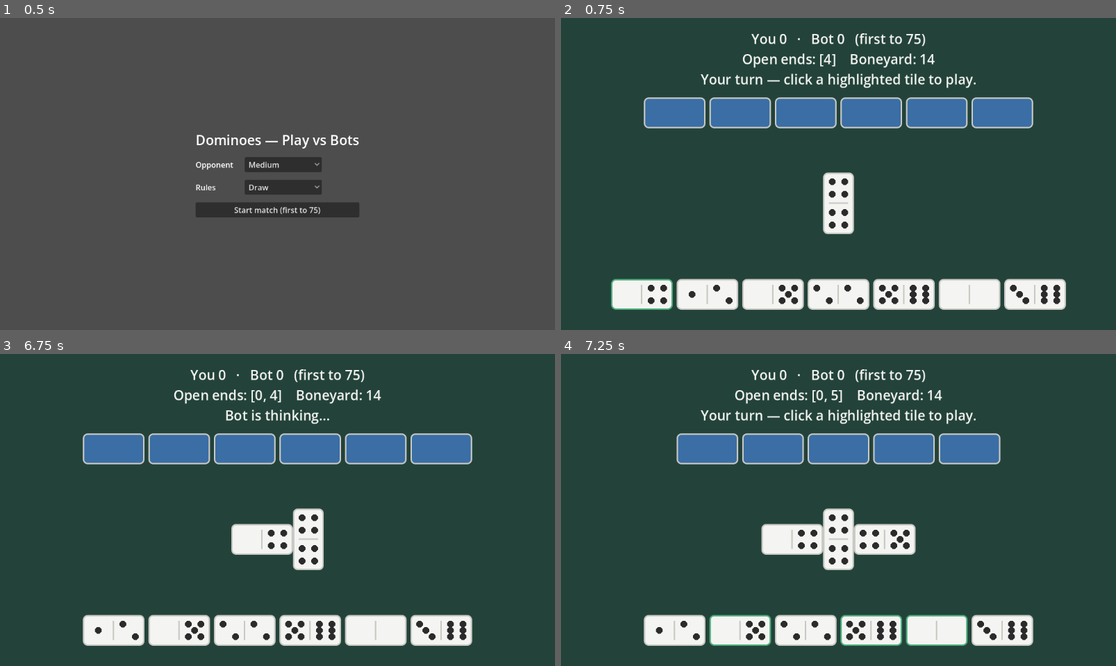
Above: before the commit, frames 1-4 (two rows, left to right).
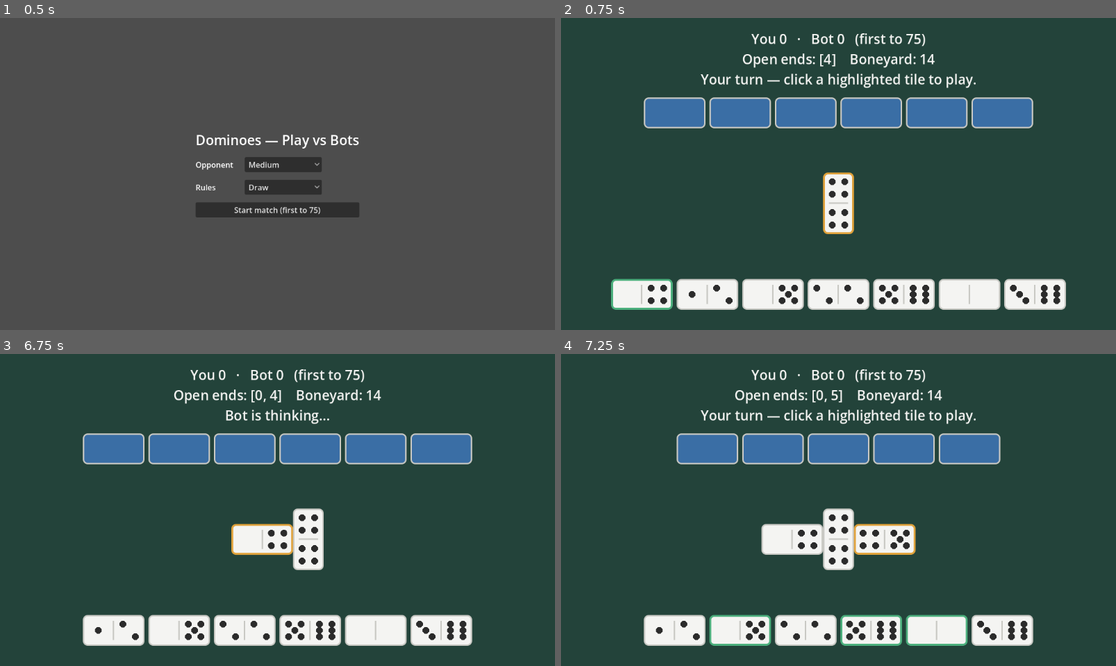
Above: after the commit, the same moments.

Repository: malgadir11/dominoes
Game: Godot game, scene res://scenes/game.tscn
Same seed, same stepped clock (60 frames per second), same inputs: the game is played once before the commit and once after it.
Inputs (mouse positions are in pixels of both pictures, inside the frame that each line leads up to):
- Up to frame 1 (0.5 s): no input
- Up to frame 2 (0.75 s): click "Start match (first to 75)" at 0.5 s
- Up to frame 3 (6.75 s): tap Enter at 1.25, 2.75, 4.25 s; drag from (111, 447) to (333, 441) at 1.27 s; tap Space at 2, 3.5, 5 s; drag from (177, 447) to (249, 572) at 2.02 s; move the mouse to (244, 447) at 2.77 s; click (244, 447) at 2.92 s; drag from (310, 447) to (111, 463) at 3.52 s; drag from (377, 447) to (305, 510) at 4.27 s; drag from (444, 447) to (194, 432) at 5.02 s; move the mouse to (277, 538) at 5.77 s; click (277, 538) at 5.92 s; drag from (83, 631) to (166, 525) at 6.52 s
- Up to frame 4 (7.25 s): no input

Frame 1 is identical in both runs. In frame 2, 0.3% of the frame differs, in the area x 9-53%, y 49-94%; in frame 3, 0.3%; in frame 4, 0.6%, in the area x 26-74%, y 54-94%.

Commit message:
Add game-feel polish: animations, sounds, last-played highlight, win banner
- Tile placement pop-in animation and hover scale on interactive tiles
- Most-recently-played tile gets a distinct border (readability for bot moves)
- Round/match win banner overlay
- Placeholder synthesized sound effects (place/draw/win), swappable filler
  in assets/audio/, loaded by name and skipped if absent

Co-Authored-By: Claude Opus 4.8 <noreply@anthropic.com>

Diff:
--- a/scripts/ui/game.gd
+++ b/scripts/ui/game.gd
@@ -35,6 +35,13 @@
 # the route. Null when nothing is mid-placement.
 var _selected_tile: Tile = null
 var _pending_moves: Array[Move] = []
+
+# Polish: the most recently played tile (highlighted + pop-animated once).
+var _last_played: Tile = null
+var _pop_pending := false
+
+# Placeholder sound effects (swappable filler in assets/audio/).
+var _sfx := {}
 
 # UI nodes (built in code).
 var _setup_root: Control
@@ -50,15 +57,35 @@
 var _next_button: Button
 var _left_end_button: Button
 var _right_end_button: Button
+var _banner: Control
+var _banner_label: Label
 
 
 func _ready() -> void:
 	randomize()
 	if tile_theme == null:
 		tile_theme = TileTheme.new()
+	_build_audio()
 	_build_setup_ui()
 	_build_game_ui()
 	_show_setup()
+
+
+# Load the placeholder sound effects, if present. Missing files are skipped so
+# the game still runs without audio. Replace the files in assets/audio/ to reskin.
+func _build_audio() -> void:
+	for sound_name in ["place", "draw", "win"]:
+		var path := "res://assets/audio/%s.wav" % sound_name
+		if ResourceLoader.exists(path):
+			var player := AudioStreamPlayer.new()
+			player.stream = load(path)
+			add_child(player)
+			_sfx[sound_name] = player
+
+
+func _play(sound_name: String) -> void:
+	if _sfx.has(sound_name):
+		_sfx[sound_name].play()
 
 
 # ---------------------------------------------------------------- setup screen
@@ -174,6 +201,27 @@
 	_next_button.pressed.connect(_on_next_pressed)
 	actions.add_child(_next_button)
 
+	# Win banner: a centered overlay shown on round/match end. Non-interactive so
+	# it never blocks the buttons underneath.
+	_banner = CenterContainer.new()
+	_banner.set_anchors_preset(Control.PRESET_FULL_RECT)
+	_banner.mouse_filter = Control.MOUSE_FILTER_IGNORE
+	_banner.visible = false
+	_game_root.add_child(_banner)
+	var panel := PanelContainer.new()
+	panel.mouse_filter = Control.MOUSE_FILTER_IGNORE
+	_banner.add_child(panel)
+	var pad := MarginContainer.new()
+	for side in ["left", "right", "top", "bottom"]:
+		pad.add_theme_constant_override("margin_" + side, 28)
+	pad.mouse_filter = Control.MOUSE_FILTER_IGNORE
+	panel.add_child(pad)
+	_banner_label = Label.new()
+	_banner_label.add_theme_font_size_override("font_size", 40)
+	_banner_label.horizontal_alignment = HORIZONTAL_ALIGNMENT_CENTER
+	_banner_label.mouse_filter = Control.MOUSE_FILTER_IGNORE
+	pad.add_child(_banner_label)
+
 
 func _big_button(text: String) -> Button:
 	var b := Button.new()
@@ -218,10 +266,14 @@
 	_round = Round.deal(2, 7, _variant, deck, _opener)
 	_status_extra = ""
 	_clear_selection()
+	_last_played = null
+	_pop_pending = false
 	# The first-round opening double is a forced, choiceless move — play it
 	# automatically so the board always starts with a tile in the center.
 	if _round.has_forced_opener():
-		_round.apply_move(_round.legal_moves()[0])
+		var opening := _round.legal_moves()[0]
+		_mark_played(opening.tile)
+		_round.apply_move(opening)
 	if _round.current == HUMAN:
 		_state = State.PLAYER_TURN
 		_render()
@@ -242,11 +294,14 @@
 		if moves.is_empty():
 			if _variant == Round.Variant.DRAW and not _round.boneyard_empty():
 				_round.draw_tile()
+				_play("draw")
 				_render()
 				continue
 			_round.pass_turn()
 		else:
-			_round.apply_move(_bot.choose_move(_round, BOT))
+			var bot_move := _bot.choose_move(_round, BOT)
+			_mark_played(bot_move.tile)
+			_round.apply_move(bot_move)
 		_render()
 	if _round.finished:
 		_finish_round()
@@ -286,6 +341,7 @@
 
 func _apply_player_move(move: Move) -> void:
 	_clear_selection()
+	_mark_played(move.tile)
 	_round.apply_move(move)
 	if _round.finished:
 		_finish_round()
@@ -293,9 +349,28 @@
 		_run_bot()
 
 
+func _mark_played(tile: Tile) -> void:
+	_last_played = tile
+	_pop_pending = true
+	_play("place")
+
+
 func _clear_selection() -> void:
 	_selected_tile = null
 	_pending_moves = []
+
+
+func _show_banner(res: RoundResult) -> void:
+	var win := res.winner == HUMAN
+	var text := ""
+	if _state == State.MATCH_OVER:
+		text = "You win the match!" if win else "Bot wins the match"
+	else:
+		text = ("You won the round" if win else "Bot won the round") + "   +%d" % res.score
+	_banner_label.text = text
+	_banner.visible = true
+	_banner.modulate.a = 0.0
+	create_tween().tween_property(_banner, "modulate:a", 1.0, 0.25)
 
 
 func _moves_for(t: Tile) -> Array[Move]:
@@ -311,6 +386,7 @@
 		return
 	_clear_selection()
 	_round.draw_tile()
+	_play("draw")
 	_render()
 
 
@@ -337,6 +413,8 @@
 	else:
 		_state = State.ROUND_OVER
 		_opener = res.winner
+	_play("win")
+	_show_banner(res)
 	_render()
 
 
@@ -377,7 +455,14 @@
 			pick_side = Board.Side.LEFT
 		elif choosing and is_right_end and _has_pending_side(Board.Side.RIGHT):
 			pick_side = Board.Side.RIGHT
-		_board_area.add_child(_make_board_view(placements[i], pick_side))
+		var view := _make_board_view(placements[i], pick_side)
+		_board_area.add_child(view)
+		# Highlight the most recently played tile; pop it once when freshly placed.
+		if _last_played != null and view.tile_ref.equals(_last_played):
+			view.set_recent(true)
+			if _pop_pending:
+				view.pop_in()
+	_pop_pending = false
 
 	# Player hand: playable tiles highlighted, the selected one too.
 	_clear(_player_hand_box)
@@ -390,8 +475,11 @@
 	var stuck: bool = _state == State.PLAYER_TURN and legal.is_empty()
 	_draw_button.visible = stuck and _variant == Round.Variant.DRAW and not _round.boneyard_empty()
 	_pass_button.visible = stuck and not _draw_button.visible
-	_next_button.visible = _state == State.ROUND_OVER or _state == State.MATCH_OVER
+	var over: bool = _state == State.ROUND_OVER or _state == State.MATCH_OVER
+	_next_button.visible = over
 	_next_button.text = "New match" if _state == State.MATCH_OVER else "Next round"
+	if not over:
+		_banner.visible = false
 
 	# Route-choice buttons (in addition to clicking the lit end tile on the board).
 	_left_end_button.visible = choosing and _has_pending_side(Board.Side.LEFT)
--- a/scripts/ui/tile_theme.gd
+++ b/scripts/ui/tile_theme.gd
@@ -29,6 +29,7 @@
 @export var back_color: Color = Color("3a6ea5")     ## face-down tile back
 @export var table_color: Color = Color("23433a")    ## play surface
 @export var highlight_color: Color = Color("4caf7d") ## a playable / selected tile
+@export var recent_color: Color = Color("e0a23b")    ## the most recently played tile
 @export var text_color: Color = Color("f4f4f2")
 
 @export_group("Optional artwork (overrides the procedural placeholders)")
--- a/scripts/ui/tile_view.gd
+++ b/scripts/ui/tile_view.gd
@@ -19,6 +19,7 @@
 var face_up: bool = true
 var interactive: bool = false
 var highlighted: bool = false
+var recent: bool = false  ## the most recently played tile (distinct border)
 var theme_data: TileTheme
 
 
@@ -33,14 +34,42 @@
 	face_up = p_face_up
 	interactive = p_interactive
 	var s := td.half_size
-	custom_minimum_size = Vector2(s, s * 2.0) if vertical else Vector2(s * 2.0, s)
+	var full := Vector2(s, s * 2.0) if vertical else Vector2(s * 2.0, s)
+	custom_minimum_size = full
+	pivot_offset = full * 0.5  # scale/animate from the center
 	mouse_filter = Control.MOUSE_FILTER_STOP if interactive else Control.MOUSE_FILTER_IGNORE
+	if interactive:
+		if not mouse_entered.is_connected(_on_hover):
+			mouse_entered.connect(_on_hover)
+			mouse_exited.connect(_on_unhover)
 	queue_redraw()
 
 
 func set_highlighted(h: bool) -> void:
 	highlighted = h
 	queue_redraw()
+
+
+func set_recent(r: bool) -> void:
+	recent = r
+	queue_redraw()
+
+
+## Animate the tile popping into place (called for a freshly played tile).
+func pop_in() -> void:
+	scale = Vector2(0.7, 0.7)
+	modulate.a = 0.0
+	var tw := create_tween().set_parallel(true)
+	tw.tween_property(self, "scale", Vector2.ONE, 0.18).set_trans(Tween.TRANS_BACK).set_ease(Tween.EASE_OUT)
+	tw.tween_property(self, "modulate:a", 1.0, 0.14)
+
+
+func _on_hover() -> void:
+	create_tween().tween_property(self, "scale", Vector2(1.08, 1.08), 0.08)
+
+
+func _on_unhover() -> void:
+	create_tween().tween_property(self, "scale", Vector2.ONE, 0.08)
 
 
 func _gui_input(event: InputEvent) -> void:
@@ -65,8 +94,13 @@
 		var sb := StyleBoxFlat.new()
 		sb.bg_color = td.body_color if face_up else td.back_color
 		sb.set_corner_radius_all(int(td.corner_radius))
-		sb.set_border_width_all(int(td.border_width))
-		sb.border_color = td.highlight_color if highlighted else td.border_color
+		var border := td.border_color
+		if highlighted:
+			border = td.highlight_color
+		elif recent:
+			border = td.recent_color
+		sb.set_border_width_all(int(td.border_width) + (1 if (highlighted or recent) else 0))
+		sb.border_color = border
 		draw_style_box(sb, rect)
 
 	if not face_up:
Not shown, added: assets/audio/draw.wav.import
Not shown, added: assets/audio/place.wav.import
Not shown, added: assets/audio/win.wav.import
Not shown, added: assets/audio/README.md
Not shown, added: assets/audio/draw.wav
Not shown, added: assets/audio/place.wav
Not shown, added: assets/audio/win.wav
